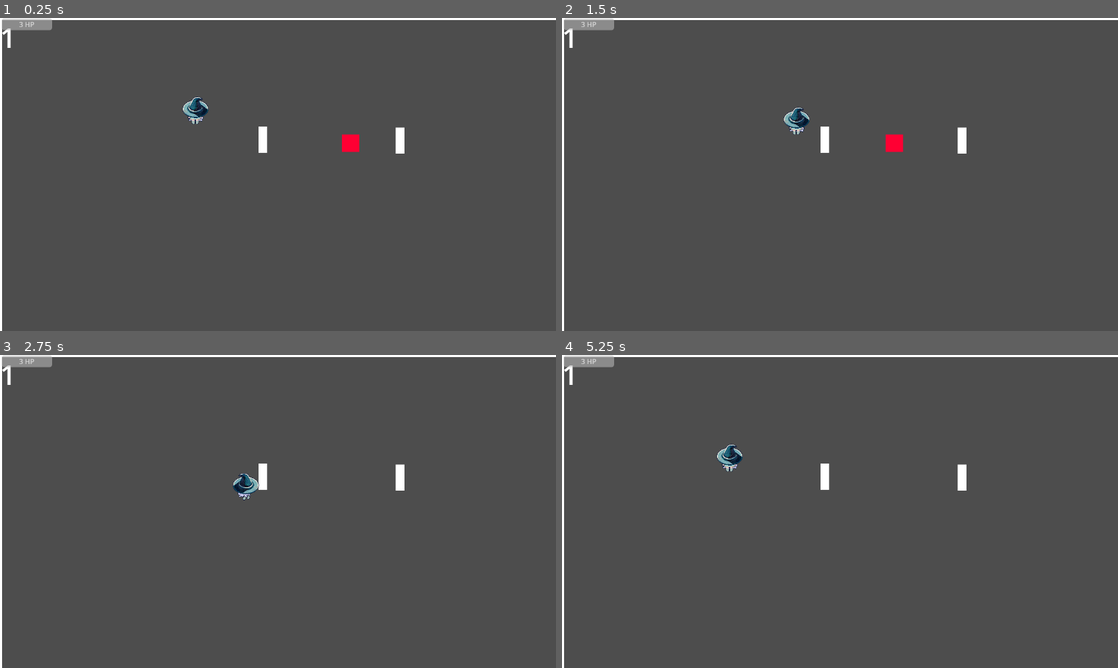
Above: before the commit, frames 1-4 (two rows, left to right).
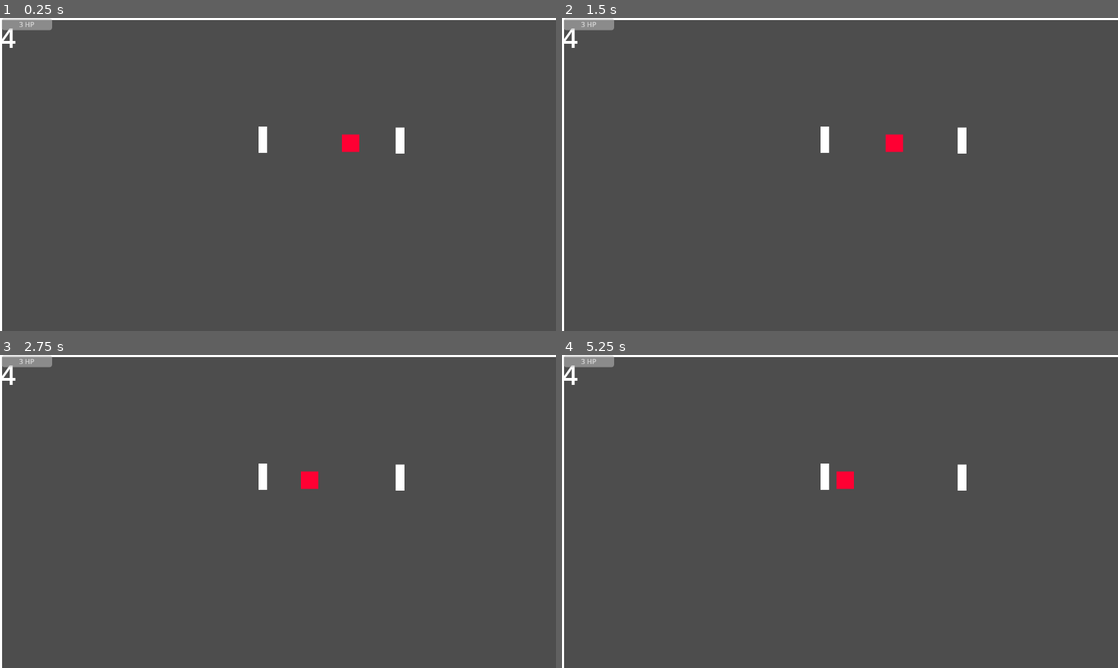
Above: after the commit, the same moments.

Repository: Profedejocs/Game-Off-Jam-2023
Game: Godot game, scene res://Game.tscn
Same seed, same stepped clock (60 frames per second), same inputs: the game is played once before the commit and once after it.
Inputs (mouse positions are in pixels of both pictures, inside the frame that each line leads up to):
- Up to frame 1 (0.25 s): no input
- Up to frame 2 (1.5 s): press the mouse at (840, 174) at 0.53 s; hold D (right) 0.53-1.28 s; move the mouse to (728, 190) at 1.27 s; release the mouse at (728, 190) at 1.28 s; hold S (down) from 1.28 s (still down); click (728, 190) at 1.35 s
- Up to frame 3 (2.75 s): move the mouse to (333, 442) at 2.02 s; release S (down) at 2.03 s; hold D (right) from 2.03 s (still down); hold E (zoom_in) from 2.03 s (still down); click (333, 442) at 2.3 s
- Up to frame 4 (5.25 s): move the mouse to (812, 574) at 2.77 s; release D (right) at 2.78 s; release E (zoom_in) at 2.78 s; hold W (up) 2.78-3.53 s; tap Q (zoom_out) at 2.85 s; click (812, 574) at 3.05 s; move the mouse to (979, 433) at 3.52 s; press the mouse at (979, 433) at 3.53 s; hold A (left) 3.53-5.03 s; release the mouse at (979, 433) at 4.28 s; click (979, 433) at 4.35 s; move the mouse to (979, 589) at 5.02 s; hold S (down) from 5.03 s (still down); hold E (zoom_in) from 5.03 s (still down)

The runs differ from the first frame. In frame 1, 0.4% of the frame differs, in the area x 0-38%, y 3-34%; in frame 2, 0.4%; in frame 3, 0.5%; in frame 4, 0.5%, in the area x 0-53%, y 3-43%.

Commit message:
Glitch

Diff:
--- a/Godot-1/Game.gd
+++ b/Godot-1/Game.gd
@@ -1,7 +1,22 @@
 extends Node2D
 
 var zooming = false
+var on_bundle = [0, 0, 0, 0]
+@onready var bundles = [$WrldBundle1, $WrldBundle2, $WrldBundle3, $WrldBundle4]
+var b1 = null
+var b2 = null
+var thread: Thread
+
+func select_bundle():
+	for i in range(len(on_bundle)):
+		if on_bundle[i]:
+			#print("set bundle")
+			set_bundle(bundles[i])
+
 func _input(event):
+	if event.is_action_pressed("select") and $Camera2D.zoom == Vector2(0.25, 0.25):
+		thread = Thread.new()
+		thread.start(select_bundle.bind())
 	if $Player.world != null:
 		$Camera2D.position = $Player.world.global_position
 	if $Camera2D.zoom == Vector2(0.25, 0.25):
@@ -26,12 +41,16 @@
 	Global.tile2 = null
 
 func _physics_process(delta):
+	for i in range(len(bundles)):
+		bundles[i].get_node("Bundle"+str(i+1)+"/CollisionShape2D").disabled = get_node("Camera2D").zoom != Vector2(0.25, 0.25)
 	if $Player.world != null:
 		$Camera2D.position = $Player.world.global_position
 	if $Camera2D.zoom == Vector2(0.25, 0.25):
 		$Camera2D.position = Vector2.ZERO
 	else:
-		$Camera2D.position = Vector2(int($Player.position.x/1280)*1280, int($Player.position.y/720)*720)
+		var cx = max(min(int($Player.position.x/1280)*1280, 0), 1280)
+		var cy = max(min(int($Player.position.y/720)*720, 0), 720)
+		$Camera2D.position = Vector2(cx, cy)
 	zooming = $Camera2D.zoom != Vector2.ONE
 	Global.zooming = zooming
 	$Camera2D/Control/ProgressBar.value = $Player.hp
@@ -40,3 +59,28 @@
 func _process(delta):
 	if Global.tile1 != null and Global.tile2 != null:
 		switch_tiles()
+
+func set_bundle(t):
+	if b1 != null: b2 = t
+	else: b1 = t
+
+func deselect_bundle(t):
+	if b1 == t:
+		b1 = null
+	elif b2 == t:
+		b2 = null
+	else:
+		return null
+
+func _on_bundle_1_mouse_entered(): on_bundle[0] = true
+func _on_bundle_2_mouse_entered(): on_bundle[1] = true
+func _on_bundle_3_mouse_entered(): on_bundle[2] = true
+func _on_bundle_4_mouse_entered(): on_bundle[3] = true
+func _on_bundle_1_mouse_exited(): on_bundle[0] = false
+func _on_bundle_2_mouse_exited(): on_bundle[1] = false
+func _on_bundle_3_mouse_exited(): on_bundle[2] = false
+func _on_bundle_4_mouse_exited(): on_bundle[3] = false
+
+func _exit_tree():
+	if thread != null and thread.is_started():
+		thread.wait_to_finish()
--- a/Godot-1/Game.tscn
+++ b/Godot-1/Game.tscn
@@ -7,158 +7,194 @@
 [sub_resource type="LabelSettings" id="LabelSettings_eerf3"]
 font_size = 64
 
+[sub_resource type="RectangleShape2D" id="RectangleShape2D_cm663"]
+size = Vector2(2560, 1440)
+
 [node name="Game" type="Node2D"]
 script = ExtResource("1_8i711")
 
-[node name="TopWorlds" type="Node2D" parent="."]
-
-[node name="Wrld0" parent="TopWorlds" instance=ExtResource("2_q85al")]
-
-[node name="Label" type="Label" parent="TopWorlds/Wrld0"]
+[node name="WrldBundle1" type="Node2D" parent="."]
+
+[node name="Wrld0" parent="WrldBundle1" instance=ExtResource("2_q85al")]
+
+[node name="Label" type="Label" parent="WrldBundle1/Wrld0"]
 offset_right = 40.0
 offset_bottom = 23.0
 text = "1"
 label_settings = SubResource("LabelSettings_eerf3")
 
-[node name="Wrld1" parent="TopWorlds" instance=ExtResource("2_q85al")]
-position = Vector2(1280, 0)
-
-[node name="Label2" type="Label" parent="TopWorlds/Wrld1"]
+[node name="Wrld1" parent="WrldBundle1" instance=ExtResource("2_q85al")]
+position = Vector2(1280, 0)
+
+[node name="Label2" type="Label" parent="WrldBundle1/Wrld1"]
 offset_right = 40.0
 offset_bottom = 91.0
 text = "2"
 label_settings = SubResource("LabelSettings_eerf3")
 
-[node name="Wrld2" parent="TopWorlds" instance=ExtResource("2_q85al")]
-position = Vector2(0, 720)
-
-[node name="Label3" type="Label" parent="TopWorlds/Wrld2"]
+[node name="Wrld2" parent="WrldBundle1" instance=ExtResource("2_q85al")]
+position = Vector2(0, 720)
+
+[node name="Label3" type="Label" parent="WrldBundle1/Wrld2"]
 offset_right = 40.0
 offset_bottom = 91.0
 text = "3"
 label_settings = SubResource("LabelSettings_eerf3")
 
-[node name="Wrld3" parent="TopWorlds" instance=ExtResource("2_q85al")]
-position = Vector2(1280, 720)
-
-[node name="Label4" type="Label" parent="TopWorlds/Wrld3"]
+[node name="Wrld3" parent="WrldBundle1" instance=ExtResource("2_q85al")]
+position = Vector2(1280, 720)
+
+[node name="Label4" type="Label" parent="WrldBundle1/Wrld3"]
 offset_right = 40.0
 offset_bottom = 91.0
 text = "4"
 label_settings = SubResource("LabelSettings_eerf3")
 
-[node name="Wrld4" parent="TopWorlds" instance=ExtResource("2_q85al")]
-position = Vector2(2560, 720)
-
-[node name="Label5" type="Label" parent="TopWorlds/Wrld4"]
+[node name="Bundle1" type="Area2D" parent="WrldBundle1"]
+
+[node name="CollisionShape2D" type="CollisionShape2D" parent="WrldBundle1/Bundle1"]
+position = Vector2(1280, 720)
+shape = SubResource("RectangleShape2D_cm663")
+debug_color = Color(0.615686, 0.356863, 1, 0.419608)
+
+[node name="WrldBundle2" type="Node2D" parent="."]
+position = Vector2(2560, 0)
+
+[node name="Wrld4" parent="WrldBundle2" instance=ExtResource("2_q85al")]
+position = Vector2(0, 720)
+
+[node name="Label5" type="Label" parent="WrldBundle2/Wrld4"]
 offset_right = 40.0
 offset_bottom = 91.0
 text = "5"
 label_settings = SubResource("LabelSettings_eerf3")
 
-[node name="Wrld5" parent="TopWorlds" instance=ExtResource("2_q85al")]
-position = Vector2(2560, 0)
-
-[node name="Label6" type="Label" parent="TopWorlds/Wrld5"]
+[node name="Wrld5" parent="WrldBundle2" instance=ExtResource("2_q85al")]
+
+[node name="Label6" type="Label" parent="WrldBundle2/Wrld5"]
 offset_right = 40.0
 offset_bottom = 91.0
 text = "6"
 label_settings = SubResource("LabelSettings_eerf3")
 
-[node name="Wrld6" parent="TopWorlds" instance=ExtResource("2_q85al")]
-position = Vector2(3840, 0)
-
-[node name="Label7" type="Label" parent="TopWorlds/Wrld6"]
+[node name="Wrld6" parent="WrldBundle2" instance=ExtResource("2_q85al")]
+position = Vector2(1280, 0)
+
+[node name="Label7" type="Label" parent="WrldBundle2/Wrld6"]
 offset_right = 40.0
 offset_bottom = 91.0
 text = "7"
 label_settings = SubResource("LabelSettings_eerf3")
 
-[node name="Wrld7" parent="TopWorlds" instance=ExtResource("2_q85al")]
-position = Vector2(3840, 720)
-
-[node name="Label8" type="Label" parent="TopWorlds/Wrld7"]
+[node name="Wrld7" parent="WrldBundle2" instance=ExtResource("2_q85al")]
+position = Vector2(1280, 720)
+
+[node name="Label8" type="Label" parent="WrldBundle2/Wrld7"]
 offset_right = 40.0
 offset_bottom = 91.0
 text = "8"
 label_settings = SubResource("LabelSettings_eerf3")
 
-[node name="BottomWorlds" type="Node2D" parent="."]
+[node name="Bundle2" type="Area2D" parent="WrldBundle2"]
+
+[node name="CollisionShape2D" type="CollisionShape2D" parent="WrldBundle2/Bundle2"]
+position = Vector2(1280, 720)
+shape = SubResource("RectangleShape2D_cm663")
+debug_color = Color(0.615686, 0.356863, 1, 0.419608)
+
+[node name="WrldBundle3" type="Node2D" parent="."]
 position = Vector2(0, 1440)
 
-[node name="Wrld0" parent="BottomWorlds" instance=ExtResource("2_q85al")]
-
-[node name="Label" type="Label" parent="BottomWorlds/Wrld0"]
+[node name="Wrld0" parent="WrldBundle3" instance=ExtResource("2_q85al")]
+
+[node name="Label" type="Label" parent="WrldBundle3/Wrld0"]
 offset_right = 40.0
 offset_bottom = 23.0
 text = "9"
 label_settings = SubResource("LabelSettings_eerf3")
 
-[node name="Wrld1" parent="BottomWorlds" instance=ExtResource("2_q85al")]
-position = Vector2(1280, 0)
-
-[node name="Label2" type="Label" parent="BottomWorlds/Wrld1"]
+[node name="Wrld1" parent="WrldBundle3" instance=ExtResource("2_q85al")]
+position = Vector2(1280, 0)
+
+[node name="Label2" type="Label" parent="WrldBundle3/Wrld1"]
 offset_right = 40.0
 offset_bottom = 91.0
 text = "10"
 label_settings = SubResource("LabelSettings_eerf3")
 
-[node name="Wrld2" parent="BottomWorlds" instance=ExtResource("2_q85al")]
-position = Vector2(0, 720)
-
-[node name="Label3" type="Label" parent="BottomWorlds/Wrld2"]
+[node name="Wrld2" parent="WrldBundle3" instance=ExtResource("2_q85al")]
+position = Vector2(0, 720)
+
+[node name="Label3" type="Label" parent="WrldBundle3/Wrld2"]
 offset_right = 40.0
 offset_bottom = 91.0
 text = "11"
 label_settings = SubResource("LabelSettings_eerf3")
 
-[node name="Wrld3" parent="BottomWorlds" instance=ExtResource("2_q85al")]
-position = Vector2(1280, 720)
-
-[node name="Label4" type="Label" parent="BottomWorlds/Wrld3"]
+[node name="Wrld3" parent="WrldBundle3" instance=ExtResource("2_q85al")]
+position = Vector2(1280, 720)
+
+[node name="Label4" type="Label" parent="WrldBundle3/Wrld3"]
 offset_right = 40.0
 offset_bottom = 91.0
 text = "12"
 label_settings = SubResource("LabelSettings_eerf3")
 
-[node name="Wrld4" parent="BottomWorlds" instance=ExtResource("2_q85al")]
-position = Vector2(2560, 720)
-
-[node name="Label5" type="Label" parent="BottomWorlds/Wrld4"]
+[node name="Bundle3" type="Area2D" parent="WrldBundle3"]
+
+[node name="CollisionShape2D" type="CollisionShape2D" parent="WrldBundle3/Bundle3"]
+position = Vector2(1280, 720)
+shape = SubResource("RectangleShape2D_cm663")
+debug_color = Color(0.615686, 0.356863, 1, 0.419608)
+
+[node name="WrldBundle4" type="Node2D" parent="."]
+position = Vector2(2560, 1440)
+
+[node name="Wrld4" parent="WrldBundle4" instance=ExtResource("2_q85al")]
+position = Vector2(0, 720)
+
+[node name="Label5" type="Label" parent="WrldBundle4/Wrld4"]
 offset_right = 40.0
 offset_bottom = 91.0
 text = "13"
 label_settings = SubResource("LabelSettings_eerf3")
 
-[node name="Wrld5" parent="BottomWorlds" instance=ExtResource("2_q85al")]
-position = Vector2(2560, 0)
-
-[node name="Label6" type="Label" parent="BottomWorlds/Wrld5"]
+[node name="Wrld5" parent="WrldBundle4" instance=ExtResource("2_q85al")]
+
+[node name="Label6" type="Label" parent="WrldBundle4/Wrld5"]
 offset_right = 40.0
 offset_bottom = 91.0
 text = "14"
 label_settings = SubResource("LabelSettings_eerf3")
 
-[node name="Wrld6" parent="BottomWorlds" instance=ExtResource("2_q85al")]
-position = Vector2(3840, 0)
-
-[node name="Label7" type="Label" parent="BottomWorlds/Wrld6"]
+[node name="Wrld6" parent="WrldBundle4" instance=ExtResource("2_q85al")]
+position = Vector2(1280, 0)
+
+[node name="Label7" type="Label" parent="WrldBundle4/Wrld6"]
 offset_right = 40.0
 offset_bottom = 91.0
 text = "15"
 label_settings = SubResource("LabelSettings_eerf3")
 
-[node name="Wrld7" parent="BottomWorlds" instance=ExtResource("2_q85al")]
-position = Vector2(3840, 720)
-
-[node name="Label8" type="Label" parent="BottomWorlds/Wrld7"]
+[node name="Wrld7" parent="WrldBundle4" instance=ExtResource("2_q85al")]
+position = Vector2(1280, 720)
+
+[node name="Label8" type="Label" parent="WrldBundle4/Wrld7"]
 offset_right = 40.0
 offset_bottom = 91.0
 text = "16"
 label_settings = SubResource("LabelSettings_eerf3")
+
+[node name="Bundle4" type="Area2D" parent="WrldBundle4"]
+
+[node name="CollisionShape2D" type="CollisionShape2D" parent="WrldBundle4/Bundle4"]
+position = Vector2(1280, 720)
+shape = SubResource("RectangleShape2D_cm663")
+debug_color = Color(0.615686, 0.356863, 1, 0.419608)
 
 [node name="Player" parent="." instance=ExtResource("3_7yxed")]
 position = Vector2(449, 216)
+collision_layer = 2
 
 [node name="Camera2D" type="Camera2D" parent="."]
 anchor_mode = 0
@@ -189,3 +225,12 @@
 step = 1.0
 rounded = true
 show_percentage = false
+
+[connection signal="mouse_entered" from="WrldBundle1/Bundle1" to="." method="_on_bundle_1_mouse_entered"]
+[connection signal="mouse_exited" from="WrldBundle1/Bundle1" to="." method="_on_bundle_1_mouse_exited"]
+[connection signal="mouse_entered" from="WrldBundle2/Bundle2" to="." method="_on_bundle_2_mouse_entered"]
+[connection signal="mouse_exited" from="WrldBundle2/Bundle2" to="." method="_on_bundle_2_mouse_exited"]
+[connection signal="mouse_entered" from="WrldBundle3/Bundle3" to="." method="_on_bundle_3_mouse_entered"]
+[connection signal="mouse_exited" from="WrldBundle3/Bundle3" to="." method="_on_bundle_3_mouse_exited"]
+[connection signal="mouse_entered" from="WrldBundle4/Bundle4" to="." method="_on_bundle_4_mouse_entered"]
+[connection signal="mouse_exited" from="WrldBundle4/Bundle4" to="." method="_on_bundle_4_mouse_exited"]
--- a/Godot-1/Player/Player.gd
+++ b/Godot-1/Player/Player.gd
@@ -8,6 +8,7 @@
 var world = get_parent()
 @onready var anim = $AnimatedSprite2D
 func  _physics_process(delta):
+	$AnimatedSprite2D.visible = true
 	mouse_dir = get_angle_to(get_global_mouse_position())
 	player_movement(delta)
 
--- a/Godot-1/main.gd
+++ b/Godot-1/main.gd
@@ -6,10 +6,9 @@
 func _on_area_2d_mouse_entered(): mouse_inside = true
 func _on_area_2d_mouse_exited():
 	mouse_inside = false
-	#if selected:
-	#	print("Deselected")
-	#	selected = mouse_inside
-func _input(event): if mouse_inside and event.is_action_pressed("select"):
+func _process(delta):
+	$Area2D/CollisionShape2D.disabled = get_parent().get_parent().get_node("Camera2D").zoom != Vector2(0.5, 0.5)
+func _input(event): if mouse_inside and event.is_action_pressed("select") and get_parent().get_parent().get_node("Camera2D").zoom == Vector2(0.5, 0.5):
 	print("Selected or deselected")
 	selected = not selected
 	if Global.tile1 == null:
Not shown: 1 places in Godot-1/Game.tscn that only renumber resources
